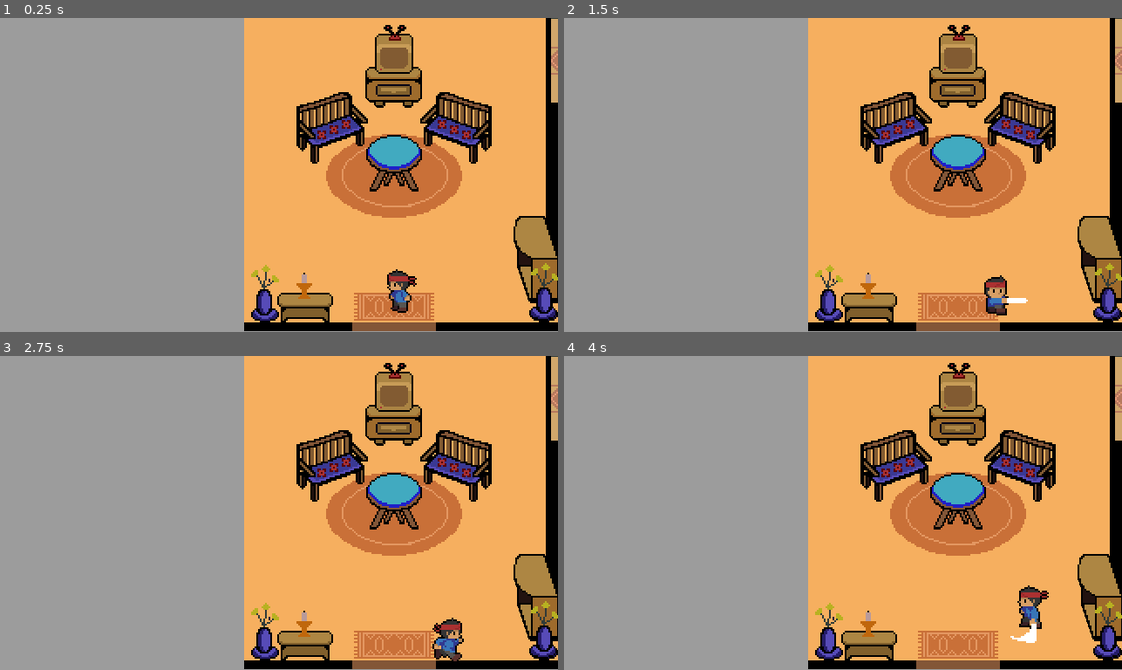
Above: before the commit, frames 1-4 (two rows, left to right).
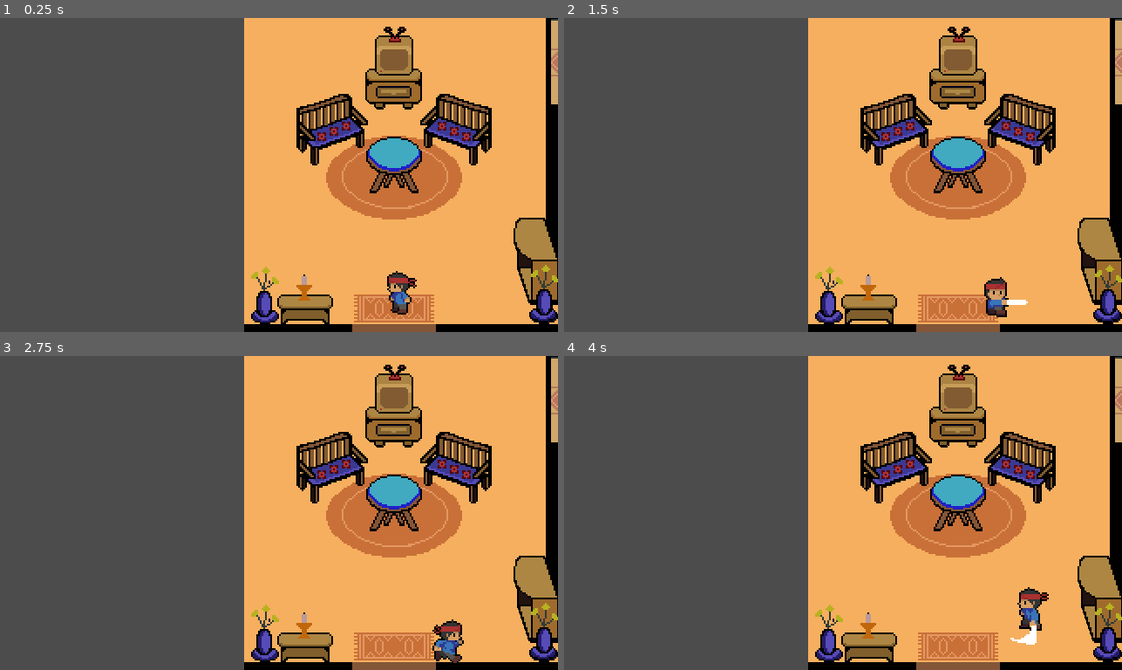
Above: after the commit, the same moments.

Repository: facerollofficial/Alas-Tres-Game
Game: Godot game, scene res://SalaDay.tscn
The game is run twice, just before and just after one commit, with the same random seed, the same clock (stepped at 60 frames per second) and the same inputs. This scene is started directly instead of the project's main scene.
Inputs:
- Up to frame 1 (0.25 s): no input
- Up to frame 2 (1.5 s): tap Enter at 0.5 s; hold Right (ui_right) 0.53-1.28 s; tap Z (attack) at 0.6, 1.35 s; hold Down (ui_down) from 1.28 s (still down)
- Up to frame 3 (2.75 s): release Down (ui_down) at 2.03 s; hold Right (ui_right) from 2.03 s (still down); tap Z (attack) at 2.1 s
- Up to frame 4 (4 s): release Right (ui_right) at 2.78 s; hold Up (ui_up) 2.78-3.53 s; tap Z (attack) at 2.85, 3.6 s; hold Left (ui_left) from 3.53 s (still down)

The runs differ from the first frame. In frame 1, 49% of the frame differs, in the area x 0-100%, y 0-100%; in frame 2, 49%; in frame 3, 49%; in frame 4, 50%.

Commit message:
Camera implemented

Diff:
--- /dev/null
+++ b/res/Camera2D.gd
@@ -0,0 +1,12 @@
+extends Camera2D
+
+#contains the limits set
+onready var topLeft = $Limits/topLeft
+onready var bottomRight = $Limits/bottomRight
+
+# Called when the node enters the scene tree for the first time.
+func _ready():
+	limit_top = topLeft.position.y
+	limit_left = topLeft.position.x
+	limit_bottom = bottomRight.position.y
+	limit_right = bottomRight.position.x
--- /dev/null
+++ b/res/Camera2D.tscn
@@ -0,0 +1,16 @@
+[gd_scene load_steps=2 format=2]
+
+[ext_resource path="res://Camera2D.gd" type="Script" id=1]
+
+[node name="Camera2D" type="Camera2D"]
+position = Vector2( 160, 90 )
+current = true
+smoothing_enabled = true
+script = ExtResource( 1 )
+
+[node name="Limits" type="Node" parent="."]
+
+[node name="topLeft" type="Position2D" parent="Limits"]
+
+[node name="bottomRight" type="Position2D" parent="Limits"]
+position = Vector2( 320, 180 )
--- a/res/ForestBoss.tscn
+++ b/res/ForestBoss.tscn
@@ -1,10 +1,11 @@
-[gd_scene load_steps=9 format=2]
+[gd_scene load_steps=10 format=2]
 
 [ext_resource path="res://worlds/FOREST_BOSS.png" type="Texture" id=1]
 [ext_resource path="res://Player/Player.tscn" type="PackedScene" id=2]
 [ext_resource path="res://World/forestTreesBoss.tscn" type="PackedScene" id=3]
 [ext_resource path="res://World/forestRock.tscn" type="PackedScene" id=4]
 [ext_resource path="res://World/forestGrassStone.tscn" type="PackedScene" id=5]
+[ext_resource path="res://Camera2D.tscn" type="PackedScene" id=6]
 
 [sub_resource type="SegmentShape2D" id=1]
 a = Vector2( 0, -76 )
@@ -47,10 +48,22 @@
 position = Vector2( 500, 148 )
 shape = SubResource( 3 )
 
+[node name="Camera2D" parent="." instance=ExtResource( 6 )]
+position = Vector2( 13, 52 )
+
+[node name="topLeft" parent="Camera2D/Limits" index="0"]
+position = Vector2( -2, -76 )
+
+[node name="bottomRight" parent="Camera2D/Limits" index="1"]
+position = Vector2( 510, 183 )
+
 [node name="YSort" type="YSort" parent="."]
 
 [node name="Player" parent="YSort" instance=ExtResource( 2 )]
 position = Vector2( 13, 52 )
+
+[node name="RemoteTransform2D" type="RemoteTransform2D" parent="YSort/Player"]
+remote_path = NodePath("../../../Camera2D")
 
 [node name="trees1" parent="YSort" instance=ExtResource( 3 )]
 position = Vector2( 177, -38 )
@@ -63,3 +76,5 @@
 
 [node name="grassstone" parent="YSort" instance=ExtResource( 5 )]
 position = Vector2( 197, 62 )
+
+[editable path="Camera2D"]
--- a/res/ForestNormal.tscn
+++ b/res/ForestNormal.tscn
@@ -1,13 +1,17 @@
-[gd_scene load_steps=9 format=2]
+[gd_scene load_steps=11 format=2]
 
 [ext_resource path="res://worlds/FOREST_NORMAL.png" type="Texture" id=1]
 [ext_resource path="res://Player/Player.tscn" type="PackedScene" id=2]
 [ext_resource path="res://World/forestTrees.tscn" type="PackedScene" id=3]
 [ext_resource path="res://World/forestGrassFlowerStone.tscn" type="PackedScene" id=4]
 [ext_resource path="res://World/forestGrassStone.tscn" type="PackedScene" id=5]
+[ext_resource path="res://Camera2D.tscn" type="PackedScene" id=6]
 
 [sub_resource type="SegmentShape2D" id=1]
 b = Vector2( 0, 257 )
+
+[sub_resource type="RectangleShape2D" id=4]
+extents = Vector2( 11.4996, 247.5 )
 
 [sub_resource type="SegmentShape2D" id=2]
 a = Vector2( -2.12193e-05, -486 )
@@ -34,9 +38,9 @@
 shape = SubResource( 1 )
 
 [node name="CollisionShape2D2" type="CollisionShape2D" parent="StaticBody2D"]
-position = Vector2( 10, -76 )
+position = Vector2( 247.5, -74.4996 )
 rotation = 1.5708
-shape = SubResource( 2 )
+shape = SubResource( 4 )
 
 [node name="CollisionShape2D3" type="CollisionShape2D" parent="StaticBody2D"]
 position = Vector2( 10, 182 )
@@ -51,11 +55,23 @@
 position = Vector2( 506, -42 )
 shape = SubResource( 3 )
 
+[node name="Camera2D" parent="." instance=ExtResource( 6 )]
+position = Vector2( 12, 51 )
+
+[node name="topLeft" parent="Camera2D/Limits" index="0"]
+position = Vector2( 0, -76 )
+
+[node name="bottomRight" parent="Camera2D/Limits" index="1"]
+position = Vector2( 512, 179 )
+
 [node name="YSort" type="YSort" parent="."]
 position = Vector2( 0, 1 )
 
 [node name="Player" parent="YSort" instance=ExtResource( 2 )]
 position = Vector2( 12, 50 )
+
+[node name="RemoteTransform2D" type="RemoteTransform2D" parent="YSort/Player"]
+remote_path = NodePath("../../../Camera2D")
 
 [node name="trees1" parent="YSort" instance=ExtResource( 3 )]
 position = Vector2( 231, -43 )
@@ -68,3 +84,5 @@
 
 [node name="grassstone" parent="YSort" instance=ExtResource( 5 )]
 position = Vector2( 181, 61 )
+
+[editable path="Camera2D"]
--- a/res/HallwayDay.tscn
+++ b/res/HallwayDay.tscn
@@ -1,7 +1,8 @@
-[gd_scene load_steps=5 format=2]
+[gd_scene load_steps=6 format=2]
 
 [ext_resource path="res://worlds/HOME SCENE_DAY.png" type="Texture" id=1]
 [ext_resource path="res://Player/Player.tscn" type="PackedScene" id=2]
+[ext_resource path="res://Camera2D.tscn" type="PackedScene" id=3]
 
 [sub_resource type="SegmentShape2D" id=1]
 b = Vector2( 0, 48 )
@@ -31,7 +32,21 @@
 [node name="CollisionShape2D2" type="CollisionShape2D" parent="StaticBody2D"]
 shape = SubResource( 2 )
 
+[node name="Camera2D" parent="." instance=ExtResource( 3 )]
+position = Vector2( 13, 156 )
+
+[node name="topLeft" parent="Camera2D/Limits" index="0"]
+position = Vector2( 0, 83 )
+
+[node name="bottomRight" parent="Camera2D/Limits" index="1"]
+position = Vector2( 334, 182 )
+
 [node name="YSort" type="YSort" parent="."]
 
 [node name="Player" parent="YSort" instance=ExtResource( 2 )]
 position = Vector2( 13, 156 )
+
+[node name="RemoteTransform2D" type="RemoteTransform2D" parent="YSort/Player"]
+remote_path = NodePath("../../../Camera2D")
+
+[editable path="Camera2D"]
--- a/res/HallwayNight.tscn
+++ b/res/HallwayNight.tscn
@@ -1,7 +1,8 @@
-[gd_scene load_steps=5 format=2]
+[gd_scene load_steps=6 format=2]
 
 [ext_resource path="res://worlds/HOME SCENE.png" type="Texture" id=1]
 [ext_resource path="res://Player/Player.tscn" type="PackedScene" id=2]
+[ext_resource path="res://Camera2D.tscn" type="PackedScene" id=3]
 
 [sub_resource type="SegmentShape2D" id=1]
 b = Vector2( 0, 48 )
@@ -33,7 +34,21 @@
 rotation = 1.5708
 shape = SubResource( 2 )
 
+[node name="Camera2D" parent="." instance=ExtResource( 3 )]
+position = Vector2( 12, 158 )
+
+[node name="topLeft" parent="Camera2D/Limits" index="0"]
+position = Vector2( 0, 84 )
+
+[node name="bottomRight" parent="Camera2D/Limits" index="1"]
+position = Vector2( 334, 180 )
+
 [node name="YSort" type="YSort" parent="."]
 
 [node name="Player" parent="YSort" instance=ExtResource( 2 )]
 position = Vector2( 12, 158 )
+
+[node name="RemoteTransform2D" type="RemoteTransform2D" parent="YSort/Player"]
+remote_path = NodePath("../../../Camera2D")
+
+[editable path="Camera2D"]
--- a/res/MCroom.tscn
+++ b/res/MCroom.tscn
@@ -1,7 +1,8 @@
-[gd_scene load_steps=5 format=2]
+[gd_scene load_steps=6 format=2]
 
 [ext_resource path="res://worlds/HOME SCENE_DAY.png" type="Texture" id=1]
 [ext_resource path="res://Player/Player.tscn" type="PackedScene" id=2]
+[ext_resource path="res://Camera2D.tscn" type="PackedScene" id=3]
 
 [sub_resource type="SegmentShape2D" id=1]
 b = Vector2( 0, 79 )
@@ -36,7 +37,21 @@
 rotation = 1.5708
 shape = SubResource( 2 )
 
+[node name="Camera2D" parent="." instance=ExtResource( 3 )]
+position = Vector2( 34, 108 )
+
+[node name="topLeft" parent="Camera2D/Limits" index="0"]
+position = Vector2( 0, 50 )
+
+[node name="bottomRight" parent="Camera2D/Limits" index="1"]
+position = Vector2( 256, 180 )
+
 [node name="YSort" type="YSort" parent="."]
 
 [node name="Player" parent="YSort" instance=ExtResource( 2 )]
 position = Vector2( 34, 108 )
+
+[node name="RemoteTransform2D" type="RemoteTransform2D" parent="YSort/Player"]
+remote_path = NodePath("../../../Camera2D")
+
+[editable path="Camera2D"]
--- a/res/SalaDay.tscn
+++ b/res/SalaDay.tscn
@@ -10,6 +10,7 @@
 [ext_resource path="res://World/candleTableDay.tscn" type="PackedScene" id=8]
 [ext_resource path="res://world assets/home scene/candle_day.png" type="Texture" id=9]
 [ext_resource path="res://World/entranceCabinDay.tscn" type="PackedScene" id=10]
+[ext_resource path="res://Camera2D.tscn" type="PackedScene" id=11]
 
 [sub_resource type="RectangleShape2D" id=8]
 extents = Vector2( 6, 4.5 )
@@ -30,7 +31,7 @@
 b = Vector2( 0, 7 )
 
 [node name="Node2D" type="Node2D"]
-position = Vector2( 140, -6 )
+position = Vector2( 72, -5 )
 
 [node name="Sprite" type="Sprite" parent="."]
 position = Vector2( 90, 42 )
@@ -66,11 +67,23 @@
 rotation = 1.5708
 shape = SubResource( 7 )
 
+[node name="Camera2D" parent="." instance=ExtResource( 11 )]
+position = Vector2( 88, 171 )
+
+[node name="topLeft" parent="Camera2D/Limits" index="0"]
+position = Vector2( 72, -106 )
+
+[node name="bottomRight" parent="Camera2D/Limits" index="1"]
+position = Vector2( 252, 180 )
+
 [node name="YSort" type="YSort" parent="."]
 position = Vector2( -1, 2 )
 
 [node name="Player" parent="YSort" instance=ExtResource( 2 )]
 position = Vector2( 89, 169 )
+
+[node name="RemoteTransform2D" type="RemoteTransform2D" parent="YSort/Player"]
+remote_path = NodePath("../../../Camera2D")
 
 [node name="table" parent="YSort" instance=ExtResource( 3 )]
 position = Vector2( 87, 87 )
@@ -97,3 +110,5 @@
 
 [node name="entranceCabin" parent="YSort" instance=ExtResource( 10 )]
 position = Vector2( 167, 147 )
+
+[editable path="Camera2D"]
--- a/res/SalaNight.tscn
+++ b/res/SalaNight.tscn
@@ -10,6 +10,7 @@
 [ext_resource path="res://World/flowerNight.tscn" type="PackedScene" id=8]
 [ext_resource path="res://World/cabinetTvNight.tscn" type="PackedScene" id=9]
 [ext_resource path="res://World/candleTableNight.tscn" type="PackedScene" id=10]
+[ext_resource path="res://Camera2D.tscn" type="PackedScene" id=11]
 
 [sub_resource type="SegmentShape2D" id=1]
 b = Vector2( 0, 187 )
@@ -45,6 +46,12 @@
 rotation = 1.5708
 shape = SubResource( 2 )
 
+[node name="Camera2D" parent="." instance=ExtResource( 11 )]
+position = Vector2( 307, 29 )
+
+[node name="topLeft" parent="Camera2D/Limits" index="0"]
+position = Vector2( 138, -107 )
+
 [node name="YSort" type="YSort" parent="."]
 
 [node name="table" parent="YSort" instance=ExtResource( 2 )]
@@ -52,6 +59,9 @@
 
 [node name="Player" parent="YSort" instance=ExtResource( 3 )]
 position = Vector2( 307, 29 )
+
+[node name="RemoteTransform2D" type="RemoteTransform2D" parent="YSort/Player"]
+remote_path = NodePath("../../../Camera2D")
 
 [node name="tvcabin" parent="YSort" instance=ExtResource( 9 )]
 position = Vector2( 226, 39 )
@@ -76,3 +86,5 @@
 
 [node name="sofa" parent="YSort" instance=ExtResource( 7 )]
 position = Vector2( 226, 63 )
+
+[editable path="Camera2D"]
--- a/res/project.godot
+++ b/res/project.godot
@@ -90,5 +90,4 @@
 
 [rendering]
 
-environment/default_clear_color=Color( 0.615686, 0.615686, 0.615686, 1 )
 environment/default_environment="res://default_env.tres"
Not shown: 1 places in res/SalaDay.tscn that only renumber resources
Not shown: 1 places in res/SalaNight.tscn that only renumber resources
